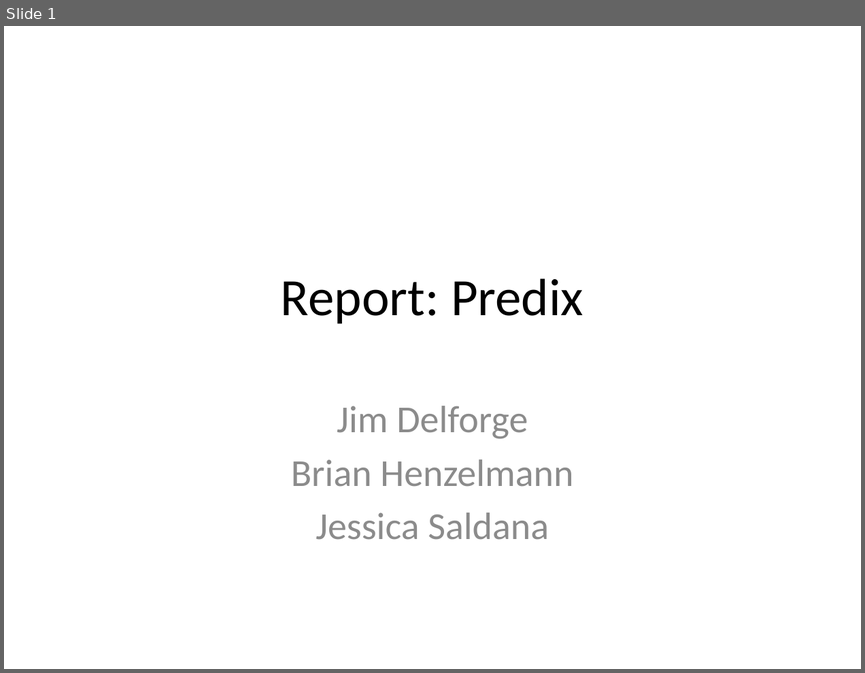
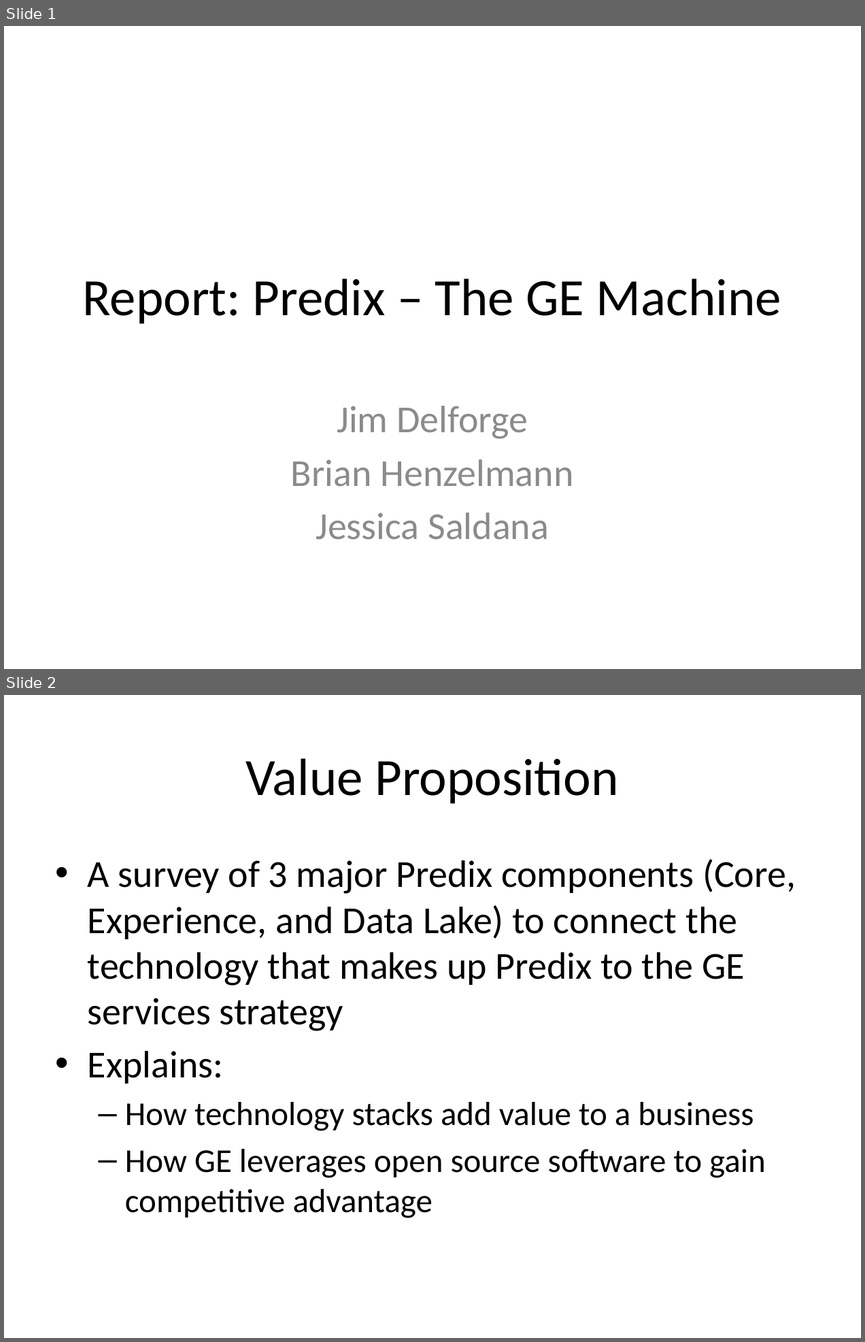
Before and after one commit to futuresystems-courses/465-jessyshmukums, a slide deck: presentation/predixPresentation_jesaldan_JimDelforge_BrianHenzelmann.pptx. Shown one above the other, each under a label of ours: slide 1 before the commit, slides 1 and 2 after it. The pictures are 865x673 and 865x1342 pixels, drawn with LibreOffice and Linux fonts; fonts in the diff are those of the drawing. Boxes give left, top, right and bottom in pixels: in the first picture for what was removed or moved away, otherwise in the second. Text is boxed around its words. In the diff, an @@ line names an element or a change of style, - is before the commit and + after.

```diff
--- a/presentation/predixPresentation_jesaldan_JimDelforge_BrianHenzelmann.pptx
+++ b/presentation/predixPresentation_jesaldan_JimDelforge_BrianHenzelmann.pptx
@@ slide 2 added at bbox=[4, 695, 861, 1338], background #FFFFFF @@
@@ title added at bbox=[245, 758, 619, 804], 44 pt, text #000000 @@
+Value Proposition
@@ text added at bbox=[88, 859, 796, 1218], 32 pt, text #000000 @@
+• A survey of 3 major Predix components (Core, Experience, and Data Lake) to connect the technology that makes up Predix to the GE services strategy
+• Explains:
+  – How technology stacks add value to a business
+  – How GE leverages open source software to gain competitive advantage
@@ slide 1 changed as well @@
@@ title at bbox=[82, 278, 781, 324]: text changed @@
-Report: Predix
+Report: Predix – The GE Machine
```
Also in this commit, not shown: 3 other slides added, 3 slides removed, 1 other file.
